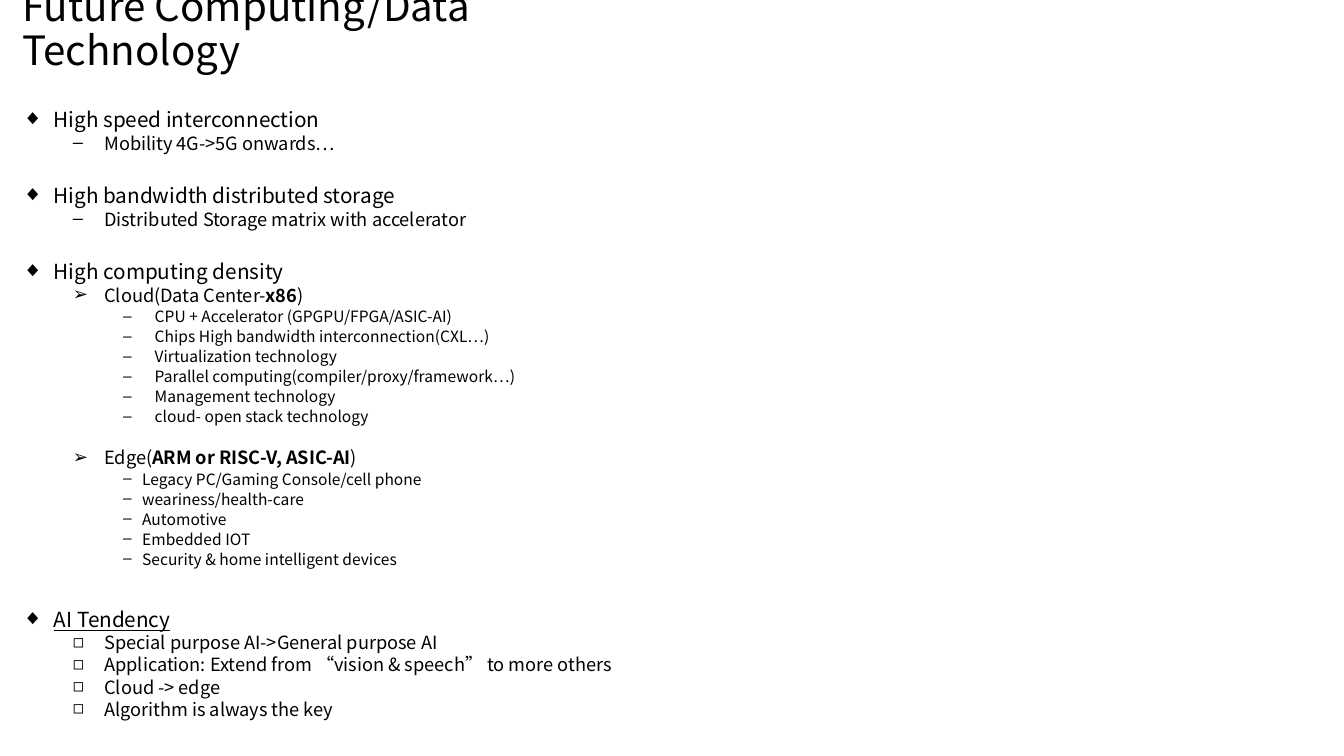
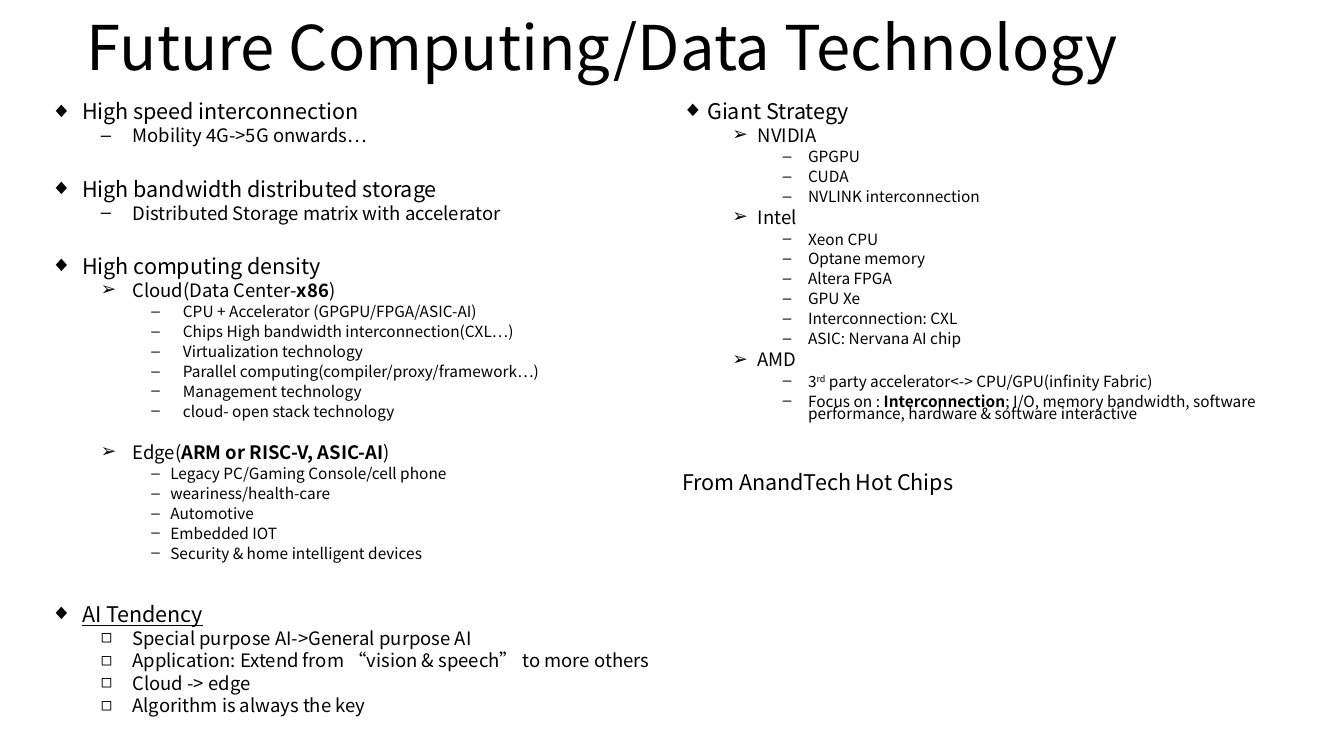
Before and after one commit to louishu302/cixtool, a slide deck: slide 1 of Future Computing.pptx. Drawn at 1344x756 pixels with LibreOffice and Linux fonts; fonts in the diff are those of the drawing. Boxes give left, top, right and bottom in pixels: in the first picture for what was removed or moved away, otherwise in the second. Text is boxed around its words. In the diff, an @@ line names an element or a change of style, - is before the commit and + after.

```diff
--- a/Future Computing.pptx
+++ b/Future Computing.pptx
@@ title "Future Computing/Data Technology": place and size @@
-title "Future Computing/Data Technology" at (22,0,470,75)
+title "Future Computing/Data Technology" at (87,21,1117,86)
@@ title "Future Computing/Data Technology" at (87,21,1117,86): size 28.8 to 44 pt; vertical alignment bottom to middle @@
@@ text "High speed interconnection": place and size @@
-text "High speed interconnection" at (54,110,612,721)
+text "High speed interconnection" at (82,102,649,717)
@@ text "High speed interconnection" at (82,102,649,717): size 14.8 to 15.4 pt in "High speed interconnection", "High bandwidth distributed storage", "High computing density", "AI Tendency"; size 12.9 to 13.2 pt in "Mobility 4G->5G onwards…", "Distributed Storage matrix with accelerator", "Cloud(Data Center-x86)", "Edge(ARM or RISC-V, ASIC-AI)" and 4 more places; size 11.1 to 11 pt in "CPU + Accelerator (GPGPU/FPGA/ASIC-AI)", "Chips High bandwidth interconnection(CXL…)", "Virtualization technology", "Parallel computing(compiler/proxy/framework…)" and 7 more places @@
@@ text added at (682,102,1256,495), 11 pt, text #000000 @@
+◆ Giant Strategy
+  ➢ NVIDIA
+    – GPGPU
+    – CUDA
+    – NVLINK interconnection
+  ➢ Intel
+    – Xeon CPU
+    – Optane memory
+    – Altera FPGA
+    – GPU Xe
+    – Interconnection: CXL
+    – ASIC: Nervana AI chip
+  ➢ AMD
+    – 3rd party accelerator<-> CPU/GPU(infinity Fabric)
+    – Focus on : Interconnection; I/O, memory bandwidth, software performance, hardware & software interactive
+From AnandTech Hot Chips
```
